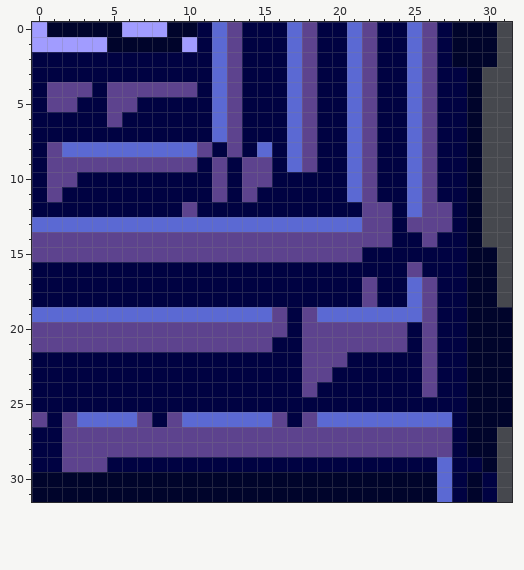
File history of a pixel-art file, bin/assets/corner_theotherwayaround.ase. The first picture shows the starting point.
32x32 pixels, 1 frame.
New version:
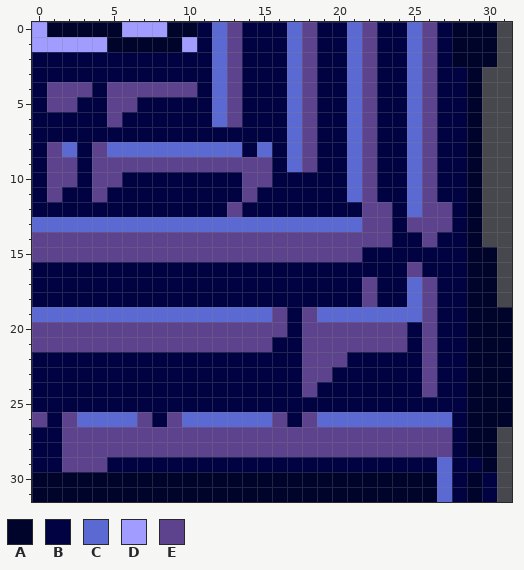
Palette (. is transparent): A #00042b  B #000242  C #5b69d3  D #a19cff  E #5d438e
Changes in this commit:
@@ x 1..15 @@
  6 BBBBEBBBBBBCEBB
- 7 BBBBBBBBBBBCEBB
- 8 ECCCCCCCCCEBEBC
- 9 EEEEEEEEEEBEBEE
-10 EEBBBBBBBBBEBEE
-11 EBBBBBBBBBBEBEB
-12 BBBBBBBBBEBBBBB
+ 7 BBBBBBBBBBBBBBB
+ 8 ECBECCCCCCCCCBC
+ 9 EEBEEEEEEEEEEEE
+10 EEBEEBBBBBBBBEE
+11 EBBEBBBBBBBBBEB
+12 BBBBBBBBBBBBEBB
 13 CCCCCCCCCCCCCCC
Changed places in both pictures, as pixel boxes (x1, y1, x2, y2):
changed: (182, 127, 242, 217)
changed: (77, 142, 122, 202)
